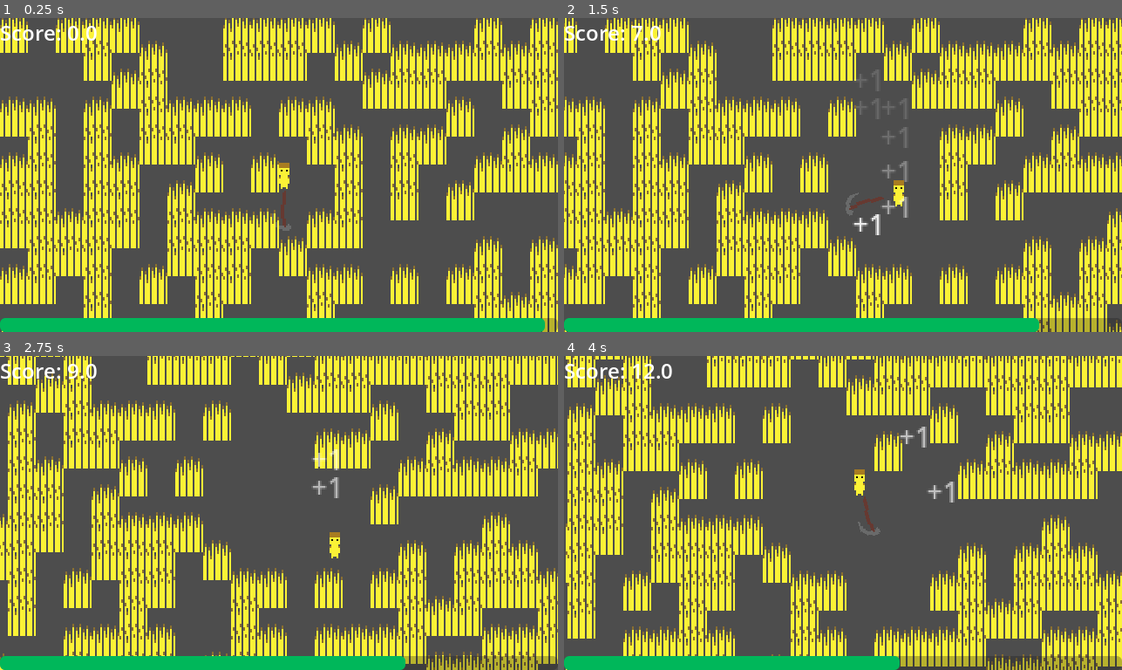
Above: before the commit, frames 1-4 (two rows, left to right).
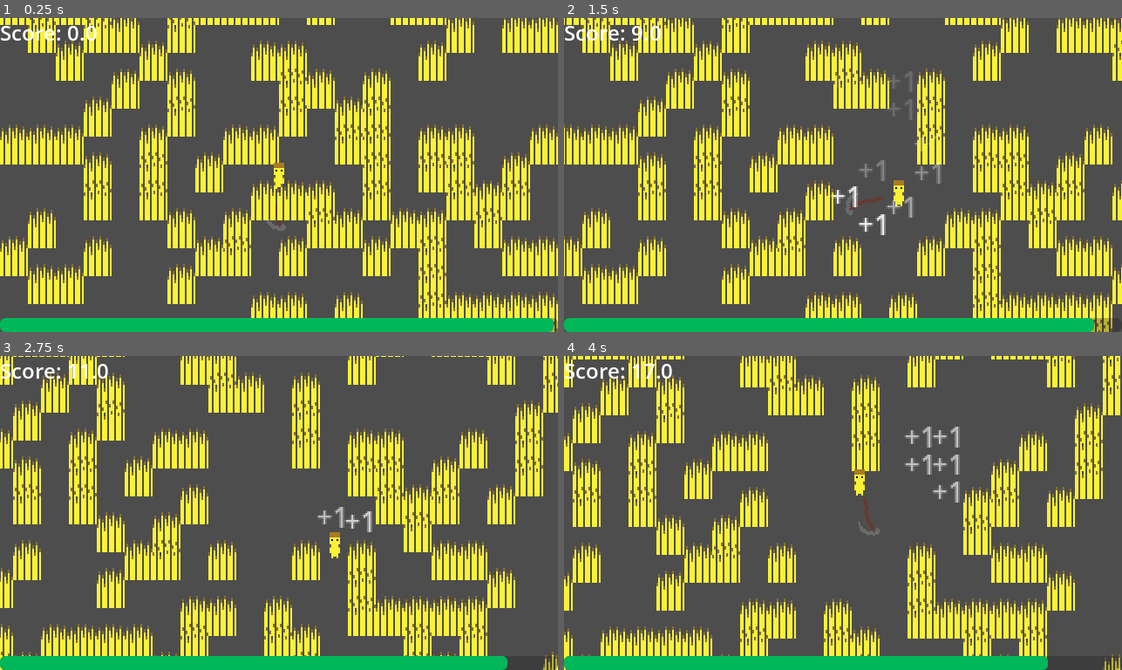
Above: after the commit, the same moments.

Repository: shuofsin/notsowingsimulator
Game: Godot game, scene res://Scenes/Worlds/test_world.tscn
Two runs of this game, one before a commit and one after it. Both use one fixed random seed, a clock stepped at 60 frames per second and the inputs below.
Inputs (mouse positions are in pixels of both pictures, inside the frame that each line leads up to):
- Up to frame 1 (0.25 s): no input
- Up to frame 2 (1.5 s): move the mouse to (965, 159) at 0.52 s; hold D (move_right) 0.53-1.28 s; click (965, 159) at 0.6 s; move the mouse to (731, 190) at 1.27 s; hold S (move_down) from 1.28 s (still down); click (731, 190) at 1.35 s
- Up to frame 3 (2.75 s): move the mouse to (334, 443) at 2.02 s; release S (move_down) at 2.03 s; hold D (move_right) from 2.03 s (still down); click (334, 443) at 2.1 s
- Up to frame 4 (4 s): move the mouse to (815, 575) at 2.77 s; release D (move_right) at 2.78 s; hold W (move_up) 2.78-3.53 s; click (815, 575) at 2.85 s; move the mouse to (1010, 560) at 3.52 s; hold A (move_left) from 3.53 s (still down); click (1010, 560) at 3.6 s

The runs differ from the first frame. In frame 1, 38% of the frame differs, in the area x 0-100%, y 0-100%; in frame 2, 48%; in frame 3, 47%; in frame 4, 45%.

Commit message:
Added round cycle, procedural generation, and sounds

Diff:
--- a/Scenes/Environment/temp_tile_map.tscn
+++ b/Scenes/Environment/temp_tile_map.tscn
@@ -6,6 +6,8 @@
 [sub_resource type="TileSetAtlasSource" id="TileSetAtlasSource_v6tv3"]
 texture = ExtResource("1_yoahu")
 0:0/0 = 0
+1:0/0 = 0
+2:0/0 = 0
 
 [sub_resource type="TileSet" id="TileSet_v1431"]
 sources/0 = SubResource("TileSetAtlasSource_v6tv3")
--- a/Scenes/Worlds/test_world.tscn
+++ b/Scenes/Worlds/test_world.tscn
@@ -17,3 +17,4 @@
 [node name="TempTileMap" parent="." instance=ExtResource("2_y6sxc")]
 
 [node name="TimeBar" parent="." instance=ExtResource("4_ithxq")]
+total_time = 30.0
--- a/Scripts/Environment/temp_block.gd
+++ b/Scripts/Environment/temp_block.gd
@@ -2,6 +2,7 @@
 
 @onready var points_scene: PackedScene = preload("res://Scenes/GUI/points.tscn")
 @onready var health_component: HealthComponent = %HealthComponent
+var cell_position: Vector2
 
 func _process(_delta: float) -> void:
 	if health_component.health <= 0:
@@ -9,4 +10,5 @@
 		new_points.global_position = global_position
 		get_parent().add_child(new_points)
 		Global.score += 1
+		Global.map.set_cell(cell_position, 0, Vector2i(2, 0), 0)
 		queue_free()
--- a/Scripts/Environment/temp_tile_map.gd
+++ b/Scripts/Environment/temp_tile_map.gd
@@ -1,18 +1,45 @@
 extends TileMapLayer
+class_name Map
 
-const WORLD_SIZE: int = 200
-const WORLD_DENSITY: int = 2
+const WORLD_DENSITY: int = 5
+var block_scene: PackedScene = preload("res://Scenes/Environment/temp_block.tscn")
 
 func _ready() -> void:
-	for i in randi_range(0, WORLD_SIZE):
-		for j in randi_range(0, WORLD_SIZE):
-			if randi_range(1, WORLD_DENSITY)%WORLD_DENSITY == 0:
-				set_cell(Vector2i(i, j), 0, Vector2i(0, 0), 0)
+	Global.map = self
+	visible = false
 
-	var block_scene: PackedScene = preload("res://Scenes/Environment/temp_block.tscn")
-	for pos in get_used_cells():
-		var new_block: Node2D = block_scene.instantiate()
-		new_block.global_position = map_to_local(pos)
-		get_parent().add_child.call_deferred(new_block)
-	visible = false
-	pass
+func _physics_process(_delta: float) -> void:
+	_generate_cells()
+
+func _generate_cells() -> void:
+	# get player cell position
+	if !Global.player:
+		print("PLAYER NOT FOUND!")
+		return
+
+	var player_position: Vector2i
+	player_position = local_to_map(to_local(Global.player.global_position))
+	var camera_extents: Dictionary = {
+		"left" : player_position.x - 15,
+		"right": player_position.x + 15,
+		"top": player_position.y - 10,
+		"bottom": player_position.y + 10
+	}
+
+	var used_cells = get_used_cells()
+	for i in range(camera_extents.left, camera_extents.right):
+		for j in range(camera_extents.top, camera_extents.bottom):
+			var cell_coords = Vector2i(i, j)
+			if cell_coords in used_cells:
+				continue
+			if cell_coords == player_position:
+				set_cell(cell_coords, 0, Vector2i(2, 0), 0)
+				continue
+			if randi_range(0, WORLD_DENSITY)%WORLD_DENSITY == 0:
+				set_cell(cell_coords, 0, Vector2i(0, 0), 0)
+				var new_block: StaticBody2D = block_scene.instantiate()
+				new_block.global_position = to_global(map_to_local(cell_coords))
+				new_block.cell_position = cell_coords
+				get_parent().add_child.call_deferred(new_block)
+				continue
+			set_cell(cell_coords, 0, Vector2i(1, 0), 0)
--- a/Scripts/Player/player.gd
+++ b/Scripts/Player/player.gd
@@ -12,6 +12,8 @@
 @onready var tool_sprite: Sprite2D = %ToolSprite
 @onready var sounds: AudioStreamPlayer2D = %Sounds
 
+func _ready() -> void:
+	Global.player = self
 
 func _process(_delta: float) -> void:
 	if Input.is_action_just_pressed("use") and !is_swinging:
--- a/Scripts/System/global.gd
+++ b/Scripts/System/global.gd
@@ -1,3 +1,5 @@
 extends Node
 
 var score: float = 0;
+var player: Player
+var map: Map
Binary file changed: Assets/Art/Environment/tilemap-wheat.aseprite
Binary file changed: Assets/Art/Environment/tilemap-wheat.png
Not shown, added: README.md
